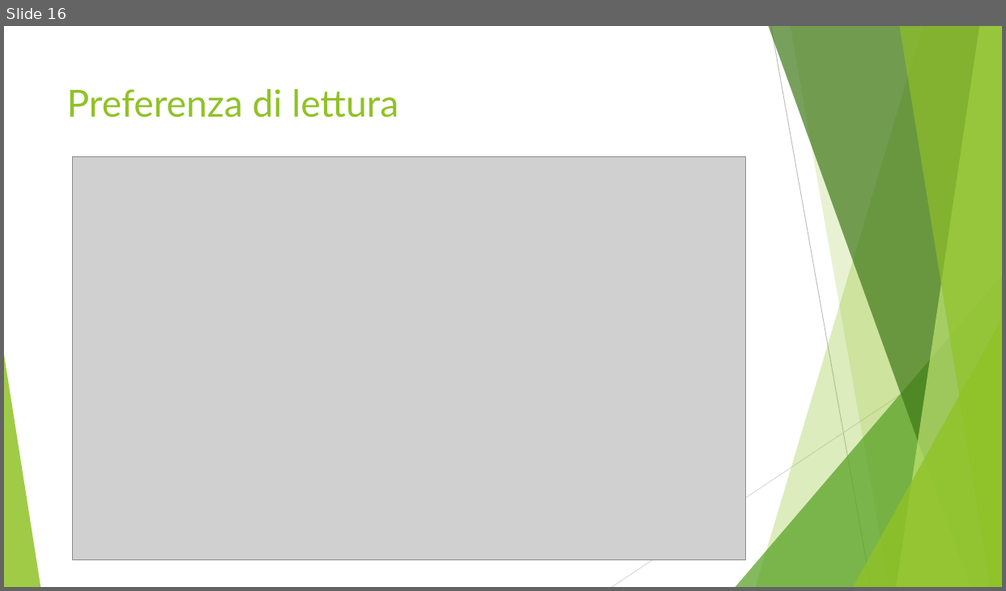
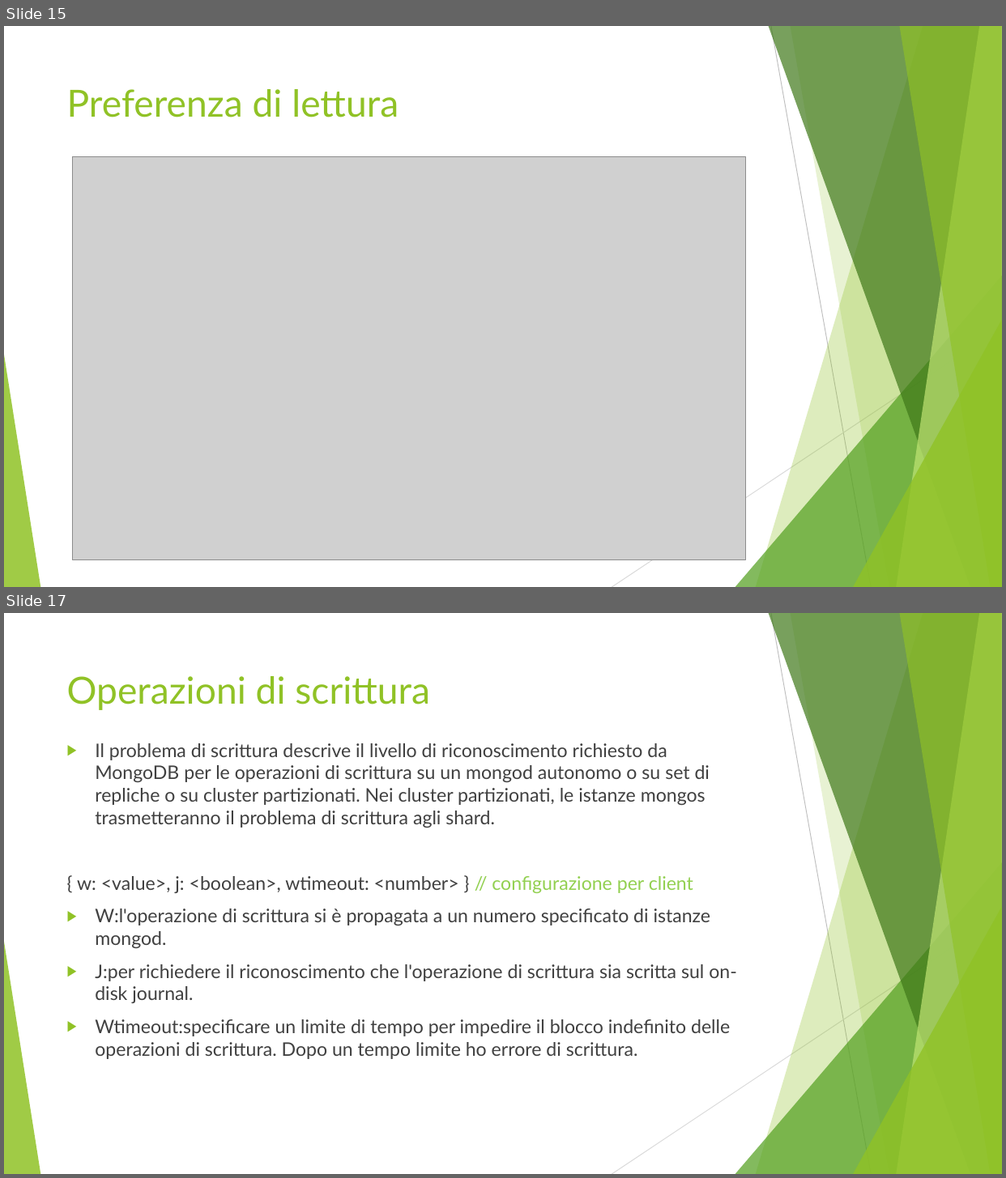
Before and after one commit to Buzzolan/VeronaCardMongoDB, a slide deck: Presentazione_progetto.pptx. Shown one above the other, each under a label of ours: slide 16 before the commit, slides 15 and 17 after it; the slides between them are not shown. The pictures are 1006x591 and 1006x1178 pixels, drawn with LibreOffice and Linux fonts; fonts in the diff are those of the drawing; grey boxes stand for pictures. Boxes give left, top, right and bottom in pixels: in the first picture for what was removed or moved away, otherwise in the second. Text is boxed around its words. In the diff, an @@ line names an element or a change of style, - is before the commit and + after.

Commit message:
Replicazione Ok, fai sharding

```diff
--- a/Presentazione_progetto.pptx
+++ b/Presentazione_progetto.pptx
@@ slide 17 added at (4,613,1002,1174), background #FFFFFF; not listed: 10 template elements that a slide beside it also shows @@
@@ title added at (67,676,430,710), 36 pt, text #90C226 @@
+Operazioni di scrittura
@@ text added at (77,743,737,1059), 18 pt, text #404040 @@
+▶ Il problema di scrittura descrive il livello di riconoscimento richiesto da MongoDB per le operazioni di scrittura su un mongod autonomo o su set di repliche o su cluster partizionati. Nei cluster partizionati, le istanze mongos trasmetteranno il problema di scrittura agli shard.
+{ w: <value>, j: <boolean>, wtimeout: <number> } // configurazione per client
+▶ W:l'operazione di scrittura si è propagata a un numero specificato di istanze mongod.
+▶ J:per richiedere il riconoscimento che l'operazione di scrittura sia scritta sul on-disk journal.
+▶ Wtimeout:specificare un limite di tempo per impedire il blocco indefinito delle operazioni di scrittura. Dopo un tempo limite ho errore di scrittura.
@@ what was slide 16 is now slide 15 @@
```
Also in this commit, not shown: 2 slides changed, 1 other slide added, 1 slide removed.
